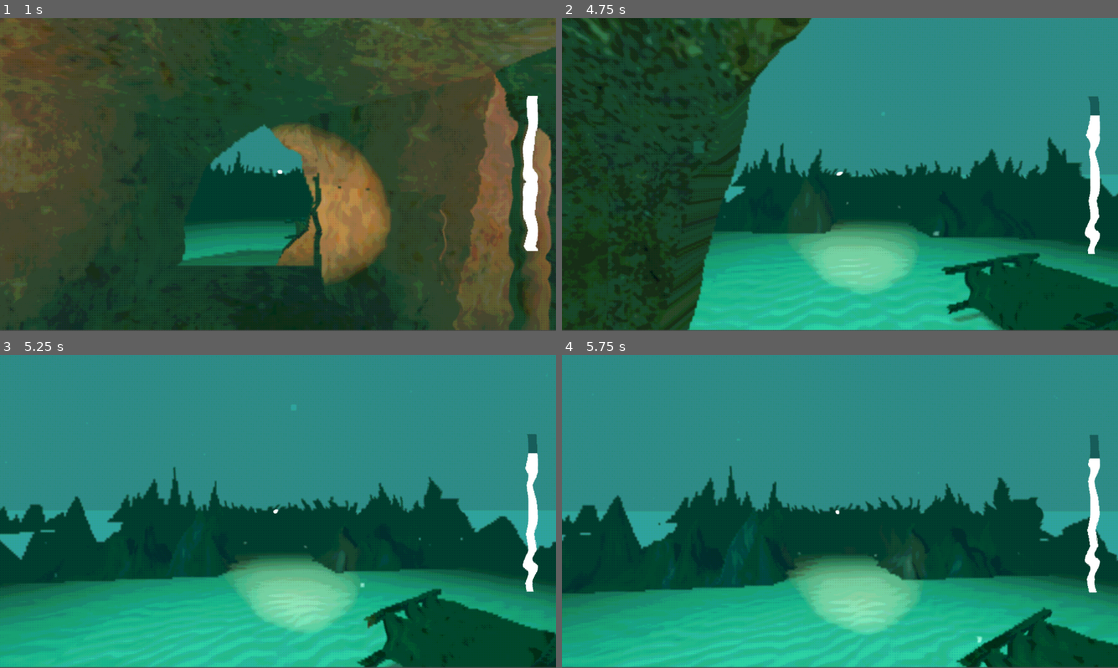
Above: before the commit, frames 1-4 (two rows, left to right).
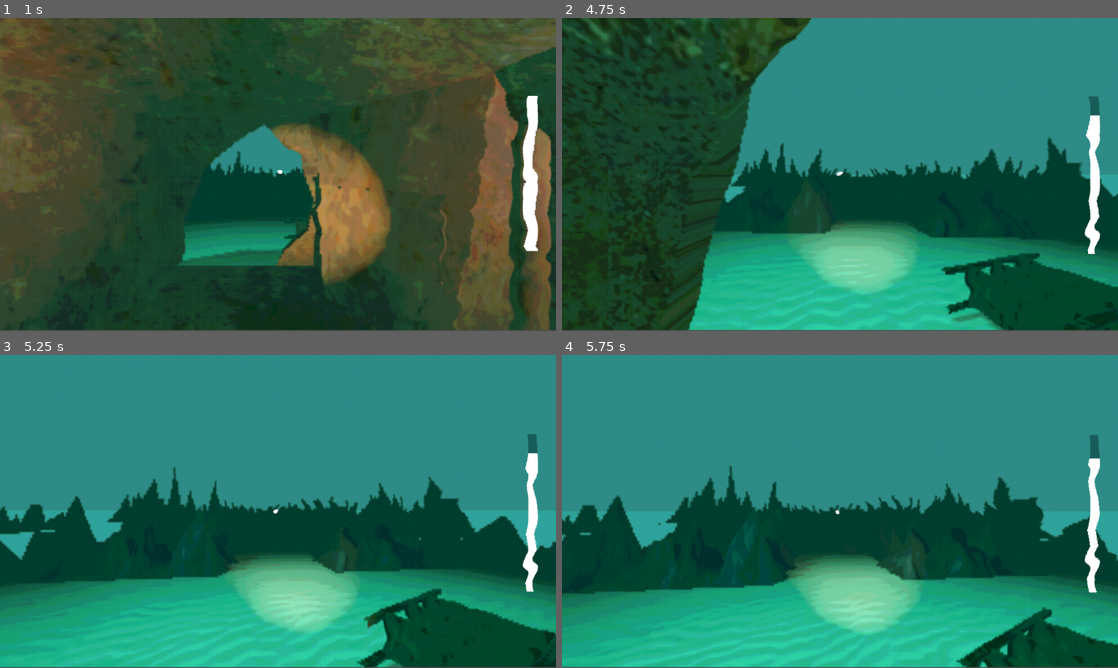
Above: after the commit, the same moments.

Repository: useronym/BubbleGameJam
Game: Godot game, scene res://scenes/mainMenu.tscn
The game is run twice, just before and just after one commit, with the same random seed, the same clock (stepped at 60 frames per second) and the same inputs.
Inputs (mouse positions are in pixels of both pictures, inside the frame that each line leads up to):
- Up to frame 1 (1 s): click "Play" at 0.5 s
- Up to frame 2 (4.75 s): tap Enter at 1.25 s; move the mouse to (834, 180) at 1.27 s; hold W (up) 1.28-3.53 s; tap E (interact) every 0.75 s from 1.35 to 4.35 s; move the mouse to (878, 177) at 2.02 s; move the mouse to (795, 171) at 2.77 s; move the mouse to (845, 174) at 3.52 s; hold A (left) 3.53-4.28 s; move the mouse to (817, 168) at 4.27 s; hold W (up) from 4.28 s (still down)
- Up to frame 3 (5.25 s): keep holding W (up); move the mouse to (305, 511) at 5.02 s; tap E (interact) at 5.1 s
- Up to frame 4 (5.75 s): keep holding W (up)

Frame 1 is identical in both runs. In frame 2, less than 0.1% of the frame differs, in the area x 23-68%, y 39-70%; in frame 3, less than 0.1%; in frame 4, less than 0.1%.

Commit message:
Add sounds all over the map

Diff:
--- a/main.tscn
+++ b/main.tscn
@@ -13,12 +13,15 @@
 [ext_resource type="PackedScene" uid="uid://mtsnhob3ue78" path="res://scenes/level.tscn" id="9_ndpwn"]
 [ext_resource type="PackedScene" uid="uid://df7xv0nfo6bja" path="res://scenes/bubbles/bubble_manager.tscn" id="10_alvmu"]
 [ext_resource type="PackedScene" uid="uid://b2clvwp6pfoxk" path="res://scenes/item/items_manager.tscn" id="13_2j1is"]
-[ext_resource type="PackedScene" uid="uid://8ctxyxkkmgeo" path="res://scenes/item/item_suit.tscn" id="15_3d437"]
-[ext_resource type="PackedScene" uid="uid://nw1hiirwbbl5" path="res://scenes/item/item_helmet.tscn" id="15_pxotq"]
-[ext_resource type="PackedScene" uid="uid://c0k22utsto20l" path="res://scenes/item/item_tank.tscn" id="16_yh77s"]
-[ext_resource type="PackedScene" uid="uid://bk2mg2c1lcykf" path="res://scenes/item/item.tscn" id="13_o202s"]
 [ext_resource type="AudioStream" uid="uid://6hooqjm4cwgd" path="res://environment/audio/bubble_env.wav" id="15_0f3oo"]
+[ext_resource type="PackedScene" path="res://scenes/item/item_suit.tscn" id="15_3d437"]
+[ext_resource type="PackedScene" path="res://scenes/item/item_helmet.tscn" id="15_pxotq"]
 [ext_resource type="AudioStream" uid="uid://bm5n0nfltcnio" path="res://environment/audio/drum_env.wav" id="16_kvdhs"]
+[ext_resource type="PackedScene" path="res://scenes/item/item_tank.tscn" id="16_yh77s"]
+[ext_resource type="AudioStream" uid="uid://bw4q73n10c0ss" path="res://environment/audio/harmony_1.wav" id="19_xrs77"]
+[ext_resource type="AudioStream" uid="uid://d34auphr31u7" path="res://environment/audio/harmony_2.wav" id="20_2qe0c"]
+[ext_resource type="AudioStream" uid="uid://cd064vddnu426" path="res://environment/audio/harmony_3.wav" id="21_r51fk"]
+[ext_resource type="AudioStream" uid="uid://3n2bdjdfy8yk" path="res://environment/audio/harmony_4.wav" id="22_q7mg7"]
 
 [sub_resource type="ShaderMaterial" id="ShaderMaterial_xegm8"]
 shader = ExtResource("1_k7buc")
@@ -183,15 +186,42 @@
 
 [node name="Audio" type="Node3D" parent="."]
 
-[node name="AudioStreamPlayer" type="AudioStreamPlayer" parent="Audio"]
+[node name="Background F" type="AudioStreamPlayer" parent="Audio"]
 stream = ExtResource("15_0f3oo")
 autoplay = true
 script = SubResource("GDScript_u8s5s")
 
-[node name="AudioStreamPlayer3D" type="AudioStreamPlayer3D" parent="Audio"]
+[node name="Drum" type="AudioStreamPlayer3D" parent="Audio"]
 transform = Transform3D(1, 0, 0, 0, 1, 0, 0, 0, 1, 0, 0, -6.54752)
 stream = ExtResource("16_kvdhs")
-volume_db = 3.0
+autoplay = true
+
+[node name="Harmony 1" type="AudioStreamPlayer3D" parent="Audio"]
+transform = Transform3D(1, 0, 0, 0, 1, 0, 0, 0, 1, 6.73963, 0, -53.1486)
+stream = ExtResource("19_xrs77")
+volume_db = -12.0
+unit_size = 1.0
+autoplay = true
+
+[node name="Harmony 2" type="AudioStreamPlayer3D" parent="Audio"]
+transform = Transform3D(1, 0, 0, 0, 1, 0, 0, 0, 1, 26.1999, 0, -30.2605)
+stream = ExtResource("20_2qe0c")
+volume_db = -12.0
+unit_size = 1.0
+autoplay = true
+
+[node name="Harmony 3" type="AudioStreamPlayer3D" parent="Audio"]
+transform = Transform3D(1, 0, 0, 0, 1, 0, 0, 0, 1, -18.1748, 0, -27.6709)
+stream = ExtResource("21_r51fk")
+volume_db = -18.0
+unit_size = 1.0
+autoplay = true
+
+[node name="Harmony 4" type="AudioStreamPlayer3D" parent="Audio"]
+transform = Transform3D(1, 0, 0, 0, 1, 0, 0, 0, 1, -5.23484, 0, -50.748)
+stream = ExtResource("22_q7mg7")
+volume_db = -6.0
+unit_size = 2.0
 autoplay = true
 
 [connection signal="bubbles_breathed_in" from="BubbleManager" to="SubViewport/Node3D/Player" method="_on_bubble_manager_bubbles_breathed_in"]
--- a/scenes/player.gd
+++ b/scenes/player.gd
@@ -142,7 +142,6 @@
 
 func player_death():
 	character_died.emit()
-	$DeathSound.play()
 	await get_tree().create_timer(5).timeout
 	get_tree().change_scene_to_file("res://main.tscn")
 
--- a/scenes/player.tscn
+++ b/scenes/player.tscn
@@ -1,10 +1,8 @@
-[gd_scene load_steps=12 format=3 uid="uid://brpt71jl5cg2q"]
+[gd_scene load_steps=10 format=3 uid="uid://brpt71jl5cg2q"]
 
 [ext_resource type="Script" path="res://scenes/player.gd" id="1_yofdb"]
 [ext_resource type="AudioStream" uid="uid://b7ggktlgopsnw" path="res://environment/audio/walking_loop.wav" id="2_0kegd"]
 [ext_resource type="PackedScene" uid="uid://c6wmqp0buuk5m" path="res://scenes/PlayerGUI.tscn" id="2_ywley"]
-[ext_resource type="PackedScene" uid="uid://dcdh460c80rd" path="res://scenes/vfx/floatingParticulates.tscn" id="4_calqc"]
-[ext_resource type="AudioStream" uid="uid://cei0len1b87su" path="res://scenes/drowning_one_shot.wav" id="5_cbsgl"]
 
 [sub_resource type="CapsuleMesh" id="CapsuleMesh_jse87"]
 
@@ -126,13 +124,5 @@
 
 [node name="AirDepletionTimer" type="Timer" parent="."]
 
-[node name="FloatingParticulates" parent="." instance=ExtResource("4_calqc")]
-transform = Transform3D(1, 0, 0, 0, 1, 0, 0, 0, 1, 0, 1.77646, 0)
-
-[node name="DeathSound" type="AudioStreamPlayer" parent="."]
-stream = ExtResource("5_cbsgl")
-volume_db = 8.0
-
 [connection signal="air_capacity_updated" from="." to="PlayerGUI" method="_on_player_air_capacity_updated"]
-[connection signal="character_died" from="." to="PlayerGUI" method="_on_player_character_died"]
 [connection signal="timeout" from="AirDepletionTimer" to="." method="_on_air_depletion_timer_timeout"]
Not shown, added: environment/audio/harmony_1.wav.import
Not shown, added: environment/audio/harmony_2.wav.import
Not shown, added: environment/audio/harmony_3.wav.import
Not shown, added: environment/audio/harmony_4.wav.import
Not shown: 1 places in main.tscn that only renumber resources
Not shown, added: environment/audio/harmony_1.wav
Not shown, added: environment/audio/harmony_2.wav
Not shown, added: environment/audio/harmony_3.wav
Not shown, added: environment/audio/harmony_4.wav
